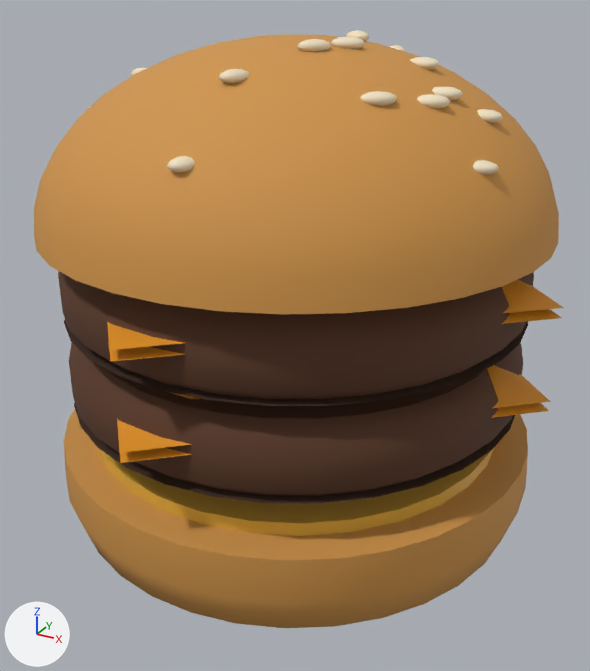
What one commit did to the glTF model models/burger-double.glb.
Before and after are seen from a camera (50 mm lens) standing at (0.0883, -0.161, 0.1263) and looking at (0.0019, -0.004, 0.0478). Arrows for +X, +Y and +Z are at lower left; the lights stay in place. The picture after the commit comes second. Vertices at exactly the same position are counted once.

The older version as bpy lines, for what is in view:
```python
me_mesh_0 = bpy.data.meshes.new('Mesh_0')
me_mesh_0.from_pydata(...)  # 2247 vertices, 4368 faces; spans x -0.0623..0.0623, y -0.0623..0.0623, z 0.0..0.1157
# faces by material slot: [952, 120, 704, 512, 192, 288, 1600]
me_mesh_0.materials.append(mat_material_0)  # orange #cf9448
me_mesh_0.materials.append(mat_material_1)  # orange #e2b143
me_mesh_0.materials.append(mat_material_2)  # pink #a4608a
me_mesh_0.materials.append(mat_material_3)  # brown #5a3722
me_mesh_0.materials.append(mat_material_4)  # brown #3a2213
me_mesh_0.materials.append(mat_material_5)  # orange #e8961f
me_mesh_0.materials.append(mat_material_6)  # beige #f2e3c4
ob_burger_double = bpy.data.objects.new('burger-double', me_mesh_0)
ob_burger_double.location = (0.0, 0.0, 0.0)
```
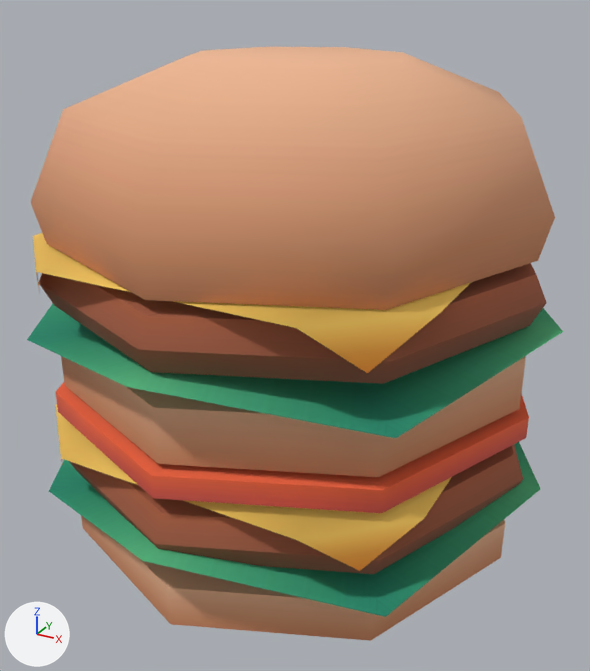
Changed parts and their boxes (x1, y1, x2, y2) in the pictures (590 x 671 px):
'burger-double', reshaped
    before: (34, 30, 564, 628)
    after: (27, 47, 563, 641)
part 1 of me_mesh_0, added (brown)
    after: (81, 516, 505, 641)
part 2 of me_mesh_0, added (brown)
    after: (61, 356, 526, 477)
part 3 of me_mesh_0, rebuilt
    before: (34, 35, 559, 314)
    after: (31, 47, 555, 310)
part 4 of me_mesh_0, rebuilt
    before: (64, 409, 528, 628)
    after: (69, 445, 523, 574)
part 5 of me_mesh_0, rebuilt (not visible before)
    after: (55, 404, 452, 571)
part 6 of me_mesh_0, rebuilt (not visible before)
    after: (56, 382, 529, 513)
part 7 of me_mesh_0, rebuilt (7% wider, 10% shorter)
    before: (58, 271, 534, 406)
    after: (38, 263, 547, 384)
part 8 of me_mesh_0, rebuilt (mostly hidden before)
    before: (107, 279, 564, 350)
    after: (33, 233, 470, 373)
part 9 of me_mesh_0, rebuilt (mostly hidden before)
    before: (117, 365, 551, 453)
    after: (27, 304, 563, 438)
part 10 of me_mesh_0, deleted
    before: (69, 30, 562, 503)
part 11 of me_mesh_0, added (green)
    after: (49, 442, 540, 617)

Edits to the bpy script that builds the scene:
```text
Add mat_colormap:
    mat_colormap = bpy.data.materials.new('colormap')
    # uses the picture img_colormap
Change me_mesh_0:
    verts and faces of me_mesh_0; kept vertices keep their numbers, new ones are numbered from 2247
    remove me_mesh_0.from_pydata(...)  # 2247 vertices, 4368 faces; spans x -0.0623..0.0623, y -0.0623..0.0623, z 0.0..0.1157
    remove me_mesh_0.materials.append(mat_material_0)  # orange #cf9448
    remove me_mesh_0.materials.append(mat_material_1)  # orange #e2b143
    remove me_mesh_0.materials.append(mat_material_2)  # pink #a4608a
    remove me_mesh_0.materials.append(mat_material_3)  # brown #5a3722
    remove me_mesh_0.materials.append(mat_material_4)  # brown #3a2213
    remove me_mesh_0.materials.append(mat_material_5)  # orange #e8961f
    remove me_mesh_0.materials.append(mat_material_6)  # beige #f2e3c4
    add me_mesh_0.from_pydata(...)  # 186 vertices, 312 faces; spans x -0.0623..0.0623, y -0.0623..0.0623, z 0.0..0.1109
    me_mesh_0 part 1: a new loose piece, an 8-sided cylinder along z spanning x -0.0555..0.0555, y -0.0555..0.0555, z 0.0..0.0099, in mat_colormap
    me_mesh_0 part 2: a new loose piece, an 8-sided cylinder along z spanning x -0.0555..0.0555, y -0.0555..0.0555, z 0.0401..0.0524, in mat_colormap
    me_mesh_0 part 3: the loose piece of 342 vertices spanning x -0.058..0.058, y -0.0578..0.0578, z 0.075..0.115 is rebuilt with 32 vertices and now spans x -0.0577..0.0577, y -0.0577..0.0577, z 0.0739..0.1109, in mat_colormap
    me_mesh_0 part 4: the loose piece of 199 vertices spanning x -0.058..0.058, y -0.0578..0.0578, z 0.0..0.027 is rebuilt with 24 vertices and now spans x -0.0582..0.0582, y -0.0582..0.0582, z 0.0173..0.0285, in mat_colormap
    me_mesh_0 part 5: the loose piece of 176 vertices spanning x -0.0395..0.0395, y -0.0391..0.0391, z 0.027..0.034 is rebuilt with 12 vertices and now spans x -0.0473..0.0473, y -0.0527..0.0527, z 0.0211..0.031, in mat_colormap
    me_mesh_0 part 6: the loose piece of 176 vertices spanning x -0.0395..0.0395, y -0.0391..0.0391, z 0.029..0.036 is rebuilt with 32 vertices and now spans x -0.0577..0.0577, y -0.0577..0.0577, z 0.0334..0.0386, in mat_colormap
    me_mesh_0 part 7: the loose piece of 163 vertices spanning x -0.0539..0.0539, y -0.0539..0.0539, z 0.054..0.071 is rebuilt with 24 vertices and now spans x -0.0582..0.0582, y -0.0582..0.0582, z 0.0598..0.071, in mat_colormap
    me_mesh_0 part 8: the loose piece of 49 vertices spanning x -0.0623..0.0623, y -0.0623..0.0623, z 0.0662..0.0752 is rebuilt with 12 vertices and now spans x -0.0473..0.0473, y -0.0527..0.0527, z 0.0636..0.0735, in mat_colormap
    me_mesh_0 part 9: the loose piece of 49 vertices spanning x -0.0623..0.0623, y -0.0623..0.0623, z 0.0452..0.0542 is rebuilt with 9 vertices and now spans x -0.0623..0.0623, y -0.0623..0.0623, z 0.0524..0.0598, in mat_colormap
    me_mesh_0 part 10: 19 loose pieces with 1093 vertices, spanning x -0.0623..0.0623, y -0.0623..0.0623, z 0.033..0.1157, are deleted
    me_mesh_0 part 11
    add verts[2247] = (-0.044, 0.044, 0.0123)
    add verts[2248] = (0.0, 0.0, 0.0169)
    add verts[2249] = (-0.0623, 0.0, 0.0216)
    add verts[2250] = (0.044, -0.044, 0.0123)  # pixel (385, 616)
    add verts[2251] = (0.0, -0.0623, 0.0216)  # pixel (142, 560)
    add verts[2252] = (0.0, 0.0623, 0.0216)
    add verts[2253] = (0.044, 0.044, 0.0123)
    add verts[2254] = (0.0623, 0.0, 0.0216)  # pixel (540, 488)
    add verts[2255] = (-0.044, -0.044, 0.0123)  # pixel (48, 491)
    add faces += [(2247, 2249, 2248), (2248, 2251, 2250), (2248, 2253, 2252), (2248, 2254, 2253), (2248, 2255, 2251), (2248, 2250, 2254)]
    add faces += [(2247, 2248, 2252), (2248, 2249, 2255)]
    add me_mesh_0.materials.append(mat_colormap)
```
